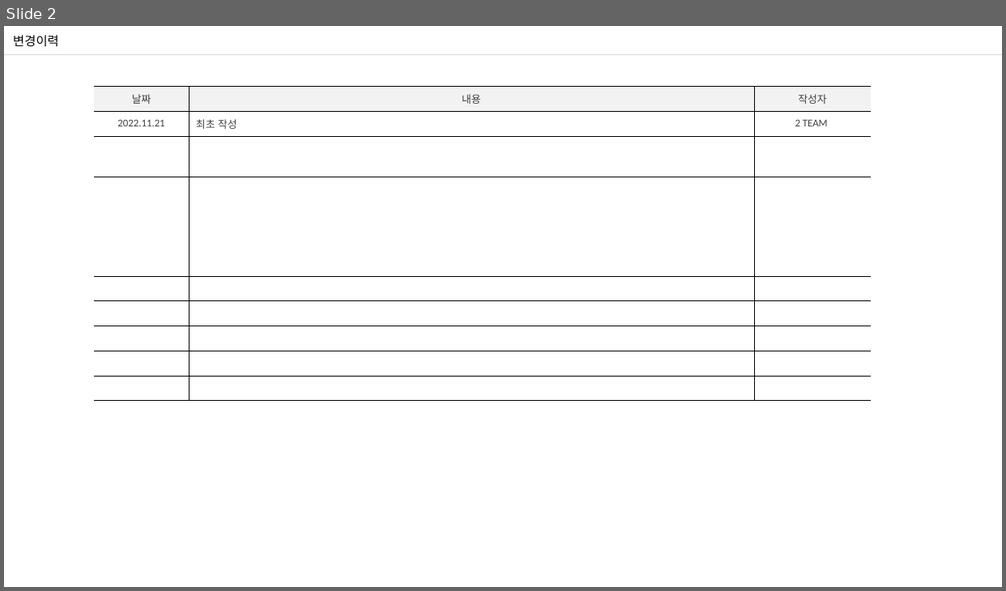
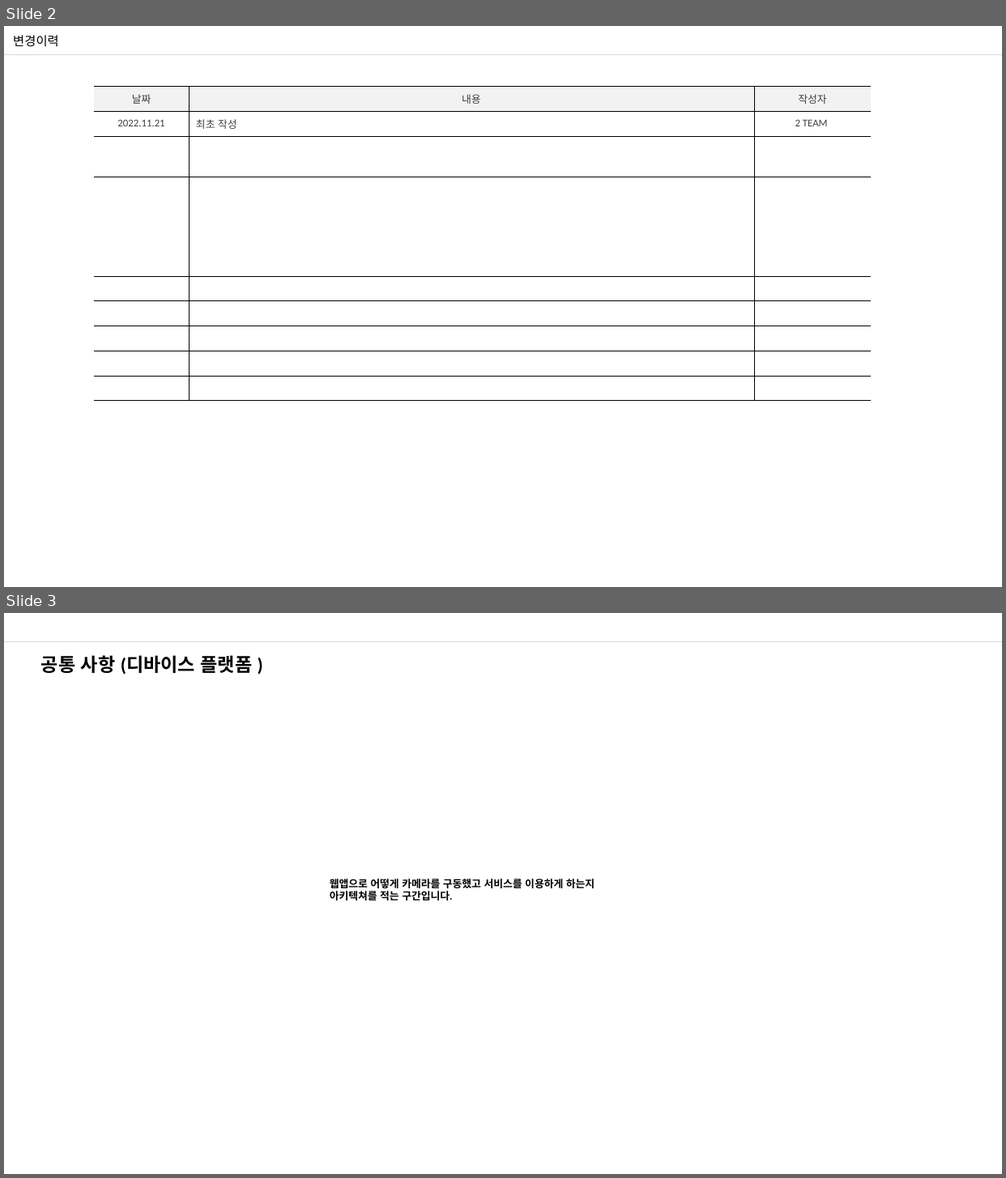
Before and after one commit to nohminkyoung/Final_project, a slide deck: finalproject_화면설계.pptx. Shown one above the other, each under a label of ours: slide 2 before the commit, slides 2 and 3 after it. The pictures are 1006x591 and 1006x1178 pixels, drawn with LibreOffice and Linux fonts; fonts in the diff are those of the drawing. Boxes give left, top, right and bottom in pixels: in the first picture for what was removed or moved away, otherwise in the second. Text is boxed around its words. In the diff, an @@ line names an element or a change of style, - is before the commit and + after.

```diff
--- a/finalproject_화면설계.pptx
+++ b/finalproject_화면설계.pptx
@@ slide 3 added at (x1=4, y1=613, x2=1002, y2=1174), background #FFFFFF; not listed: 1 template element that a slide beside it also shows @@
@@ text added at (x1=41, y1=655, x2=253, y2=675), 18 pt, text #000000, bold @@
+공통 사항 (디바이스 플랫폼 )
@@ text added at (x1=330, y1=879, x2=594, y2=901), 10 pt, text #000000, bold @@
+웹앱으로 어떻게 카메라를 구동했고 서비스를 이용하게 하는지
+아키텍쳐를 적는 구간입니다.
```
Also in this commit, not shown: 4 slides changed, 6 other slides added, 4 slides removed.
